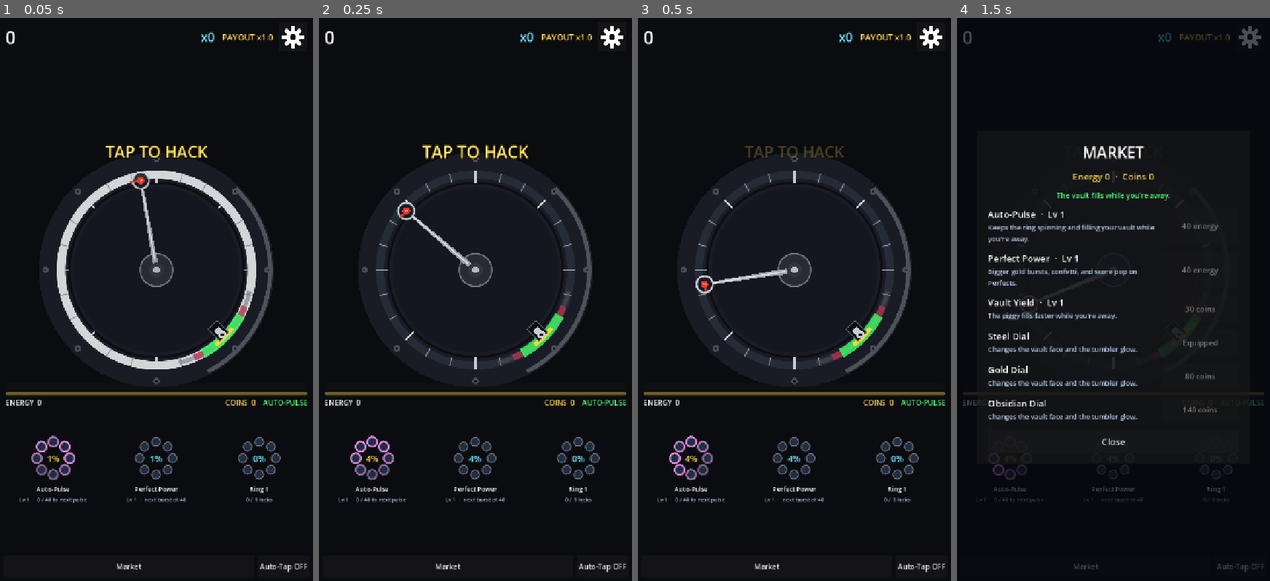
Above: before the commit, frames 1-4 (left to right).
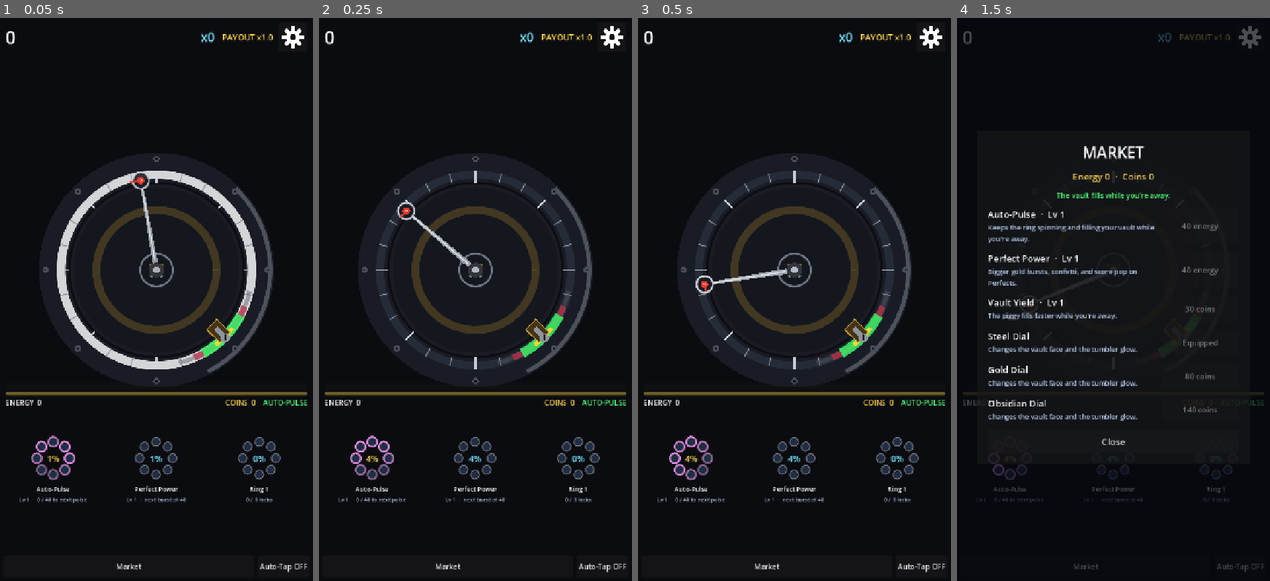
Above: after the commit, the same moments.

Repository: AvareGameStudio/loop-engine
Game: Godot game, scene res://scenes/Main.tscn
Two runs of this game, one before a commit and one after it. Both use one fixed random seed, a clock stepped at 60 frames per second and the inputs below.
Inputs (mouse positions are in pixels of both pictures, inside the frame that each line leads up to):
- Up to frame 1 (0.05 s): no input
- Up to frame 2 (0.25 s): no input
- Up to frame 3 (0.5 s): no input
- Up to frame 4 (1.5 s): click "Market" at 0.5 s; tap Enter at 1.25 s; move the mouse to (1185, 265) at 1.27 s; press the mouse at (1185, 265) at 1.28 s

The runs differ from the first frame. In frame 1, 2.3% of the frame differs, in the area x 29-74%, y 22-58%; in frame 2, 2.3%; in frame 3, 2.2%; in frame 4, less than 0.1%.

Commit message:
Make the vault read as a heist, with gold in the dial, a door slam, and a TAP hand on the first gate.
Co-authored-by: Cursor <cursoragent@cursor.com>

Diff:
--- a/scripts/audio/SoundManager.gd
+++ b/scripts/audio/SoundManager.gd
@@ -38,7 +38,9 @@
 
 func _on_stage_cleared(_index: int, _payout: int) -> void:
 	hit_streak = 0
-	play_tone(523.25, 0.18, 0.3)
+	play_tone(55.0, 0.32, 0.46)
+	play_tone(110.0, 0.2, 0.32)
+	play_tone(380.0, 0.1, 0.24)
 
 
 ## Successful hits climb: pitch = clamp(1 + streak * 0.08, 1, 1.8). A miss breaks it.
@@ -86,8 +88,9 @@
 
 
 func play_click() -> void:
-	play_tone(2400.0, 0.02, 0.22)
-	play_tone(180.0, 0.045, 0.16)
+	play_tone(78.0, 0.08, 0.38)
+	play_tone(150.0, 0.06, 0.28)
+	play_tone(1480.0, 0.035, 0.2)
 
 
 func play_siren() -> void:
--- a/scripts/ui/UIManager.gd
+++ b/scripts/ui/UIManager.gd
@@ -276,7 +276,8 @@
 	hint_label.text = ""
 	grade_label.text = ""
 	focus_bar.value = 1.0
-	_show_tap_prompt()
+	# The dial shows a TAP hand on the gate. A banner here covers the vault.
+	_hide_tap_prompt()
 
 
 func _show_tap_prompt() -> void:
--- a/scripts/vfx/Juice.gd
+++ b/scripts/vfx/Juice.gd
@@ -15,7 +15,7 @@
 ## Ring clear: hold this scale, then restore after RING_SLOWMO_SEC real seconds.
 const RING_TIME_SCALE: float = 0.15
 const RING_SLOWMO_SEC: float = 0.25
-const HIT_ZOOM := Vector2(1.04, 1.04)
+const HIT_ZOOM := Vector2(1.05, 1.05)
 
 var _shake: float = 0.0
 var _base_zoom: Vector2 = Vector2.ONE
@@ -71,7 +71,7 @@
 			_flash_pointer(0.16 + 0.08 * (power - 1.0), clampf(0.7 + 0.3 * power, 0.7, 1.0))
 			_flash_pin(0.18, 1.0)
 			_pulse_glow(1.4 * power)
-			Settings.vibrate(16)
+			Settings.vibrate(40, 1.0)
 		"good":
 			_add_shake(4.0 * intensity)
 			_zoom_punch_success()
@@ -80,7 +80,7 @@
 			_flash_pointer(0.1, 0.65)
 			_flash_pin(0.12, 0.8)
 			_pulse_glow(0.9)
-			Settings.vibrate(12)
+			Settings.vibrate(26, 0.8)
 		"near_miss":
 			TimeScale.hitstop(0.18)
 			_add_shake(14.0)
@@ -121,7 +121,7 @@
 	_shake = maxf(_shake, amount)
 
 
-## Successful timing: zoom to 1.04, then ease back to 1.0 over 0.1s.
+## Successful timing: zoom to 1.05, then ease back to 1.0 over 0.1s.
 func _zoom_punch_success() -> void:
 	if camera == null:
 		return
@@ -137,25 +137,33 @@
 ## Deferred because the tap handler restores slow-mo at the end of the same call.
 func _on_ring_cleared(_index: int, _payout: int) -> void:
 	_zoom_punch_success()
-	_bounce_zone()
+	bounce_node(_dial(), 1.22)
 	_pulse_glow(2.2)
-	spawn_vault_coins(_contact_point())
+	spawn_vault_rain()
+	Settings.vibrate(55, 1.0)
 	TimeScale.pulse_slowmo.call_deferred(RING_TIME_SCALE, RING_SLOWMO_SEC)
 
 
 func _bounce_zone() -> void:
-	if pointer == null:
-		return
-	var zone := pointer.get_parent() as Node2D
-	if zone == null:
+	bounce_node(_dial(), 1.08)
+
+
+func bounce_node(node: Node2D, peak: float) -> void:
+	if node == null:
 		return
 	if _zone_tween:
 		_zone_tween.kill()
-	zone.scale = Vector2.ONE
+	node.scale = Vector2.ONE
 	_zone_tween = create_tween()
 	_zone_tween.set_ignore_time_scale(true)
-	_zone_tween.tween_property(zone, "scale", Vector2(1.18, 1.18), 0.07).set_trans(Tween.TRANS_QUAD).set_ease(Tween.EASE_OUT)
-	_zone_tween.tween_property(zone, "scale", Vector2.ONE, 0.16).set_trans(Tween.TRANS_BACK).set_ease(Tween.EASE_OUT)
+	_zone_tween.tween_property(node, "scale", Vector2(peak, peak), 0.06).set_trans(Tween.TRANS_QUAD).set_ease(Tween.EASE_OUT)
+	_zone_tween.tween_property(node, "scale", Vector2.ONE, 0.16).set_trans(Tween.TRANS_BACK).set_ease(Tween.EASE_OUT)
+
+
+func _dial() -> Node2D:
+	if pointer == null:
+		return null
+	return pointer.get_parent() as Node2D
 
 
 func _punch(scale: float) -> void:
@@ -191,6 +199,48 @@
 	sparks.global_position = global_pos
 	sparks.emitting = true
 	get_tree().create_timer(sparks.lifetime + 0.05, true, false, true).timeout.connect(sparks.queue_free)
+
+
+## Gold and diamonds fall across the phone when the door slams open.
+func spawn_vault_rain() -> void:
+	var layer: Node = glow.get_parent() if glow else (get_tree().current_scene if get_tree() else self)
+	_drop_rain(layer, "VaultRainGold", Color(1.0, 0.82, 0.2, 1.0), 64, 0.0)
+	_drop_rain(layer, "VaultRainGem", Color(0.8, 0.94, 1.0, 1.0), 28, 0.08)
+
+
+func _drop_rain(layer: Node, rain_name: String, color: Color, count: int, delay: float) -> void:
+	var rain := CPUParticles2D.new()
+	rain.name = rain_name
+	rain.one_shot = true
+	rain.amount = count
+	rain.lifetime = 1.35
+	rain.explosiveness = 0.25
+	rain.emission_shape = CPUParticles2D.EMISSION_SHAPE_RECTANGLE
+	rain.emission_rect_extents = Vector2(380.0, 10.0)
+	rain.direction = Vector2(0, 1)
+	rain.spread = 18.0
+	rain.gravity = Vector2(0, 980)
+	rain.initial_velocity_min = 80.0
+	rain.initial_velocity_max = 220.0
+	rain.scale_amount_min = 0.7
+	rain.scale_amount_max = 1.5
+	rain.color = color
+	rain.texture = _spark_texture()
+	rain.z_index = 12
+	layer.add_child(rain)
+	rain.position = Vector2(360, -30)
+	if delay <= 0.0:
+		rain.emitting = true
+	else:
+		rain.emitting = false
+		get_tree().create_timer(delay, true, false, true).timeout.connect(func() -> void:
+			if is_instance_valid(rain):
+				rain.emitting = true
+		)
+	get_tree().create_timer(rain.lifetime + delay + 0.1, true, false, true).timeout.connect(func() -> void:
+		if is_instance_valid(rain):
+			rain.queue_free()
+	)
 
 
 ## Gold spray toward the HUD counter when the vault door opens.
--- a/scripts/world/LockPin.gd
+++ b/scripts/world/LockPin.gd
@@ -35,11 +35,14 @@
 
 
 func _draw() -> void:
-	var seat := radius - 8.0
-	draw_rect(Rect2(seat - 30.0, -14.0, 36.0, 28.0), Color(0.04, 0.045, 0.06, 1.0), true)
-	draw_rect(Rect2(seat - 30.0, -14.0, 36.0, 28.0), Color(0.35, 0.37, 0.4, 1.0), false, 2.0)
-	var sunk: float = 16.0 if locked else 0.0
-	var body := Color(0.92, 0.74, 0.28, 1.0) if locked else Color(0.78, 0.8, 0.84, 1.0)
-	draw_rect(Rect2(seat - 18.0 - sunk, -7.0, 22.0, 14.0), body, true)
-	draw_circle(Vector2(seat - sunk, 0.0), 9.0, body)
-	draw_circle(Vector2(seat - sunk, 0.0), 3.5, Color(0.12, 0.1, 0.08, 1.0))
+	var seat := radius - 6.0
+	# Brass collar set into the dial, then a steel bolt that sinks when it catches.
+	draw_rect(Rect2(seat - 34.0, -16.0, 40.0, 32.0), Color(0.28, 0.2, 0.08, 1.0), true)
+	draw_rect(Rect2(seat - 34.0, -16.0, 40.0, 32.0), Color(0.72, 0.58, 0.22, 1.0), false, 2.0)
+	var sunk: float = 18.0 if locked else 0.0
+	var body := Color(0.55, 0.58, 0.62, 1.0) if not locked else Color(0.95, 0.78, 0.28, 1.0)
+	draw_rect(Rect2(seat - 22.0 - sunk, -6.0, 28.0, 12.0), body, true)
+	draw_circle(Vector2(seat + 8.0 - sunk, 0.0), 10.0, body)
+	draw_line(Vector2(seat + 4.0 - sunk, -4.0), Vector2(seat + 12.0 - sunk, 4.0), Color(0.12, 0.1, 0.08, 1.0), 2.0, true)
+	if locked:
+		draw_line(Vector2(seat - 8.0, -12.0), Vector2(seat + 6.0, 12.0), Color(1.0, 0.9, 0.5, 0.9), 2.0, true)
--- a/scripts/world/RingArena.gd
+++ b/scripts/world/RingArena.gd
@@ -48,12 +48,17 @@
 var _gate := Color(0.2, 0.95, 0.4, 0.85)
 var _bezel_flash: float = 0.0
 var _door: float = 0.0
+var _coach_hot: bool = false
+var _coach_done: bool = false
+var _coach_pulse: float = 0.0
 
 
 func _ready() -> void:
 	pointer.direction = direction
 	EventBus.direction_flipped.connect(func(_d: float) -> void: _bezel_flash = 1.0)
 	EventBus.stage_cleared.connect(func(_index: int, _payout: int) -> void: _door = 1.0)
+	EventBus.run_started.connect(func() -> void: _coach_done = false)
+	EventBus.tap_evaluated.connect(func(_result: Dictionary) -> void: _coach_done = true)
 	EventBus.cosmetic_equipped.connect(_apply_skin)
 	_apply_skin(GameState.equipped_dial)
 	randomize_target(true)
@@ -66,9 +71,13 @@
 		pointer_angle = wrapf(pointer_angle + direction * rpm * TAU * delta, 0.0, TAU)
 	pointer.rotation = pointer_angle
 	var real_dt: float = delta / maxf(Engine.time_scale, 0.001)
-	if _bezel_flash > 0.0 or _door > 0.0:
+	var coach_now: bool = _in_coach_window()
+	if coach_now:
+		_coach_pulse = wrapf(_coach_pulse + real_dt * 7.0, 0.0, TAU)
+	if _bezel_flash > 0.0 or _door > 0.0 or coach_now != _coach_hot or coach_now:
 		_bezel_flash = maxf(0.0, _bezel_flash - real_dt * 4.0)
-		_door = maxf(0.0, _door - real_dt * 1.4)
+		_door = maxf(0.0, _door - real_dt * 0.7)
+		_coach_hot = coach_now
 		queue_redraw()
 
 
@@ -110,14 +119,16 @@
 		draw_circle(bolt, 7.0, Color(0.28, 0.3, 0.34, 1.0))
 		draw_circle(bolt, 2.4, Color(0.06, 0.06, 0.08, 1.0))
 	draw_circle(center, radius - 28.0, Color(0.08, 0.09, 0.12, 1.0))
-	if _door > 0.0:
-		draw_circle(center, 26.0, Color(1.0, 0.78, 0.25, _door))
+	draw_arc(center, radius - 78.0, 0.0, TAU, 40, Color(0.9, 0.68, 0.18, 0.22 + 0.45 * _door), 16.0, true)
 	var rim: Color = _rim.lerp(Color.WHITE, _bezel_flash)
 	draw_arc(center, radius, 0.0, TAU, 96, rim, 16.0 + 2.0 * _bezel_flash, true)
 	draw_arc(center, radius - 18.0, 0.0, TAU, 64, Color(0.05, 0.05, 0.07, 1.0), 4.0, true)
 	_draw_ticks()
-	draw_circle(center, 36.0, Color(0.16, 0.17, 0.2, 1.0))
-	draw_arc(center, 36.0, 0.0, TAU, 28, Color(0.45, 0.47, 0.52, 1.0), 2.0, true)
+	draw_arc(center, 36.0, 0.0, TAU, 28, Color(0.45, 0.47, 0.52, 1.0), 3.0, true)
+	_draw_hoard(center)
+	if _door > 0.0:
+		draw_circle(center, 78.0 * _door, Color(1.0, 0.78, 0.25, 0.25 + 0.6 * _door))
+		_draw_hoard(center)
 
 	var near: float = float(windows.near)
 	var red_band: float = near - float(windows.good)
@@ -126,6 +137,46 @@
 	# The gate the pick has to hit.
 	_draw_window_arc(float(windows.good), _gate, 20.0)
 	_draw_window_arc(float(windows.perfect), Color(1.0, 0.84, 0.2, 0.95), 8.0)
+	_draw_tap_hand()
+
+
+func _in_coach_window() -> bool:
+	if _coach_done or GameState.current_stage != 1 or not spinning:
+		return false
+	var err: float = absf(rad_to_deg(angle_difference(pointer_angle, target_angle)))
+	return err <= float(windows.get("good", 16.0))
+
+
+func _draw_hoard(center: Vector2) -> void:
+	var shine: float = 0.45 + 0.55 * _door
+	for i in 3:
+		draw_rect(Rect2(center.x - 16.0, center.y - 14.0 + float(i) * 8.0, 32.0, 5.0), Color(0.92, 0.68, 0.16, shine), true)
+	_draw_diamond(center + Vector2(-10.0, 12.0), 5.0, Color(0.78, 0.94, 1.0, shine))
+	_draw_diamond(center + Vector2(10.0, 12.0), 5.0, Color(0.9, 0.96, 1.0, shine))
+
+
+func _draw_diamond(center: Vector2, extent: float, color: Color) -> void:
+	draw_colored_polygon(PackedVector2Array([
+		center + Vector2(0.0, -extent),
+		center + Vector2(extent, 0.0),
+		center + Vector2(0.0, extent),
+		center + Vector2(-extent, 0.0),
+	]), color)
+
+
+func _draw_tap_hand() -> void:
+	if not _coach_hot:
+		return
+	var dir := Vector2.from_angle(target_angle)
+	var palm := dir * (radius + 72.0)
+	var bob: float = 6.0 * sin(_coach_pulse)
+	palm -= dir * bob
+	draw_circle(palm, 18.0, Color(1.0, 0.9, 0.45, 0.95))
+	draw_line(palm, palm - dir * 26.0, Color(1.0, 0.82, 0.28, 1.0), 7.0, true)
+	var font: Font = ThemeDB.fallback_font
+	var text := "TAP!"
+	var width: float = font.get_string_size(text, HORIZONTAL_ALIGNMENT_LEFT, -1, 22).x
+	draw_string(font, palm + Vector2(-width * 0.5, -26.0), text, HORIZONTAL_ALIGNMENT_LEFT, -1, 22, Color(1.0, 0.95, 0.7, 1.0))
 
 
 func _draw_ticks() -> void:
